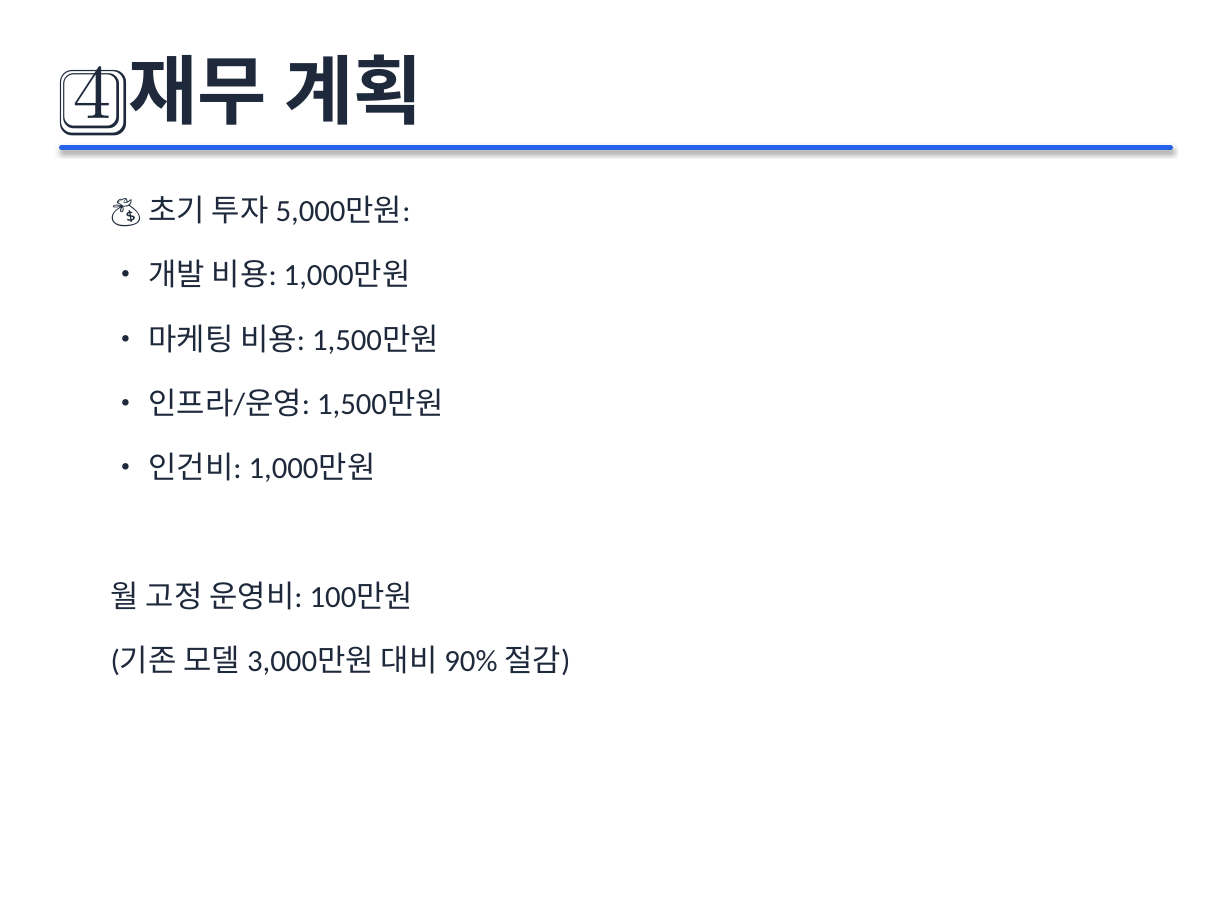
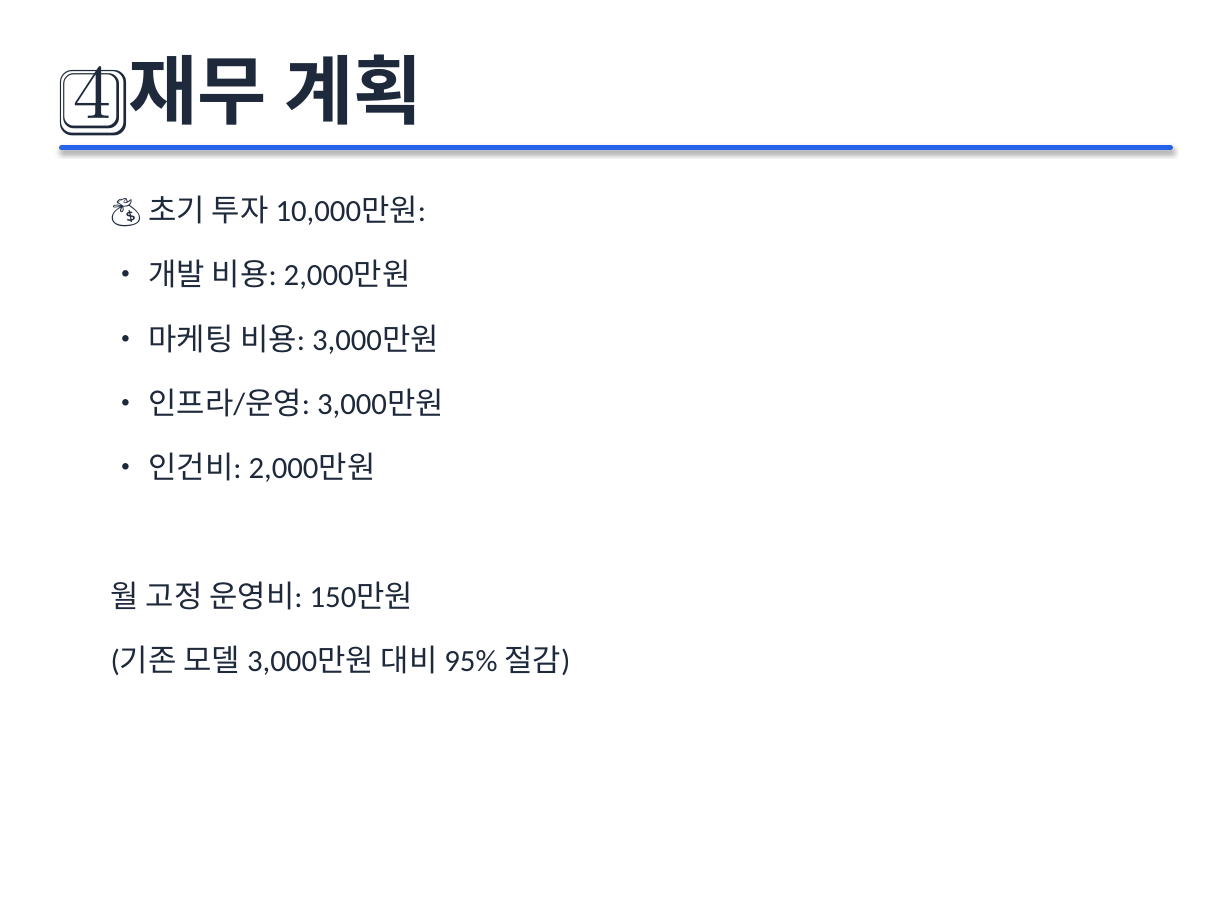
Before and after one commit to HeeJeonLee/petcare-plus-v2, a slide deck: slide 10 of PetCare+_사업계획서.pptx. Drawn at 1232x924 pixels with LibreOffice and Linux fonts; fonts in the diff are those of the drawing. Boxes give left, top, right and bottom in pixels: in the first picture for what was removed or moved away, otherwise in the second. Text is boxed around its words. In the diff, an @@ line names an element or a change of style, - is before the commit and + after.

```diff
--- a/PetCare+_사업계획서.pptx
+++ b/PetCare+_사업계획서.pptx
@@ text at (x1=111, y1=195, x2=571, y2=675): text changed @@
-💰 초기 투자 5,000만원:
-• 개발 비용: 1,000만원
-• 마케팅 비용: 1,500만원
-• 인프라/운영: 1,500만원
-• 인건비: 1,000만원
-월 고정 운영비: 100만원
-(기존 모델 3,000만원 대비 90% 절감)
+💰 초기 투자 10,000만원:
+• 개발 비용: 2,000만원
+• 마케팅 비용: 3,000만원
+• 인프라/운영: 3,000만원
+• 인건비: 2,000만원
+월 고정 운영비: 150만원
+(기존 모델 3,000만원 대비 95% 절감)
```
Also in this commit, not shown: 2 other slides changed, 2 other files.
